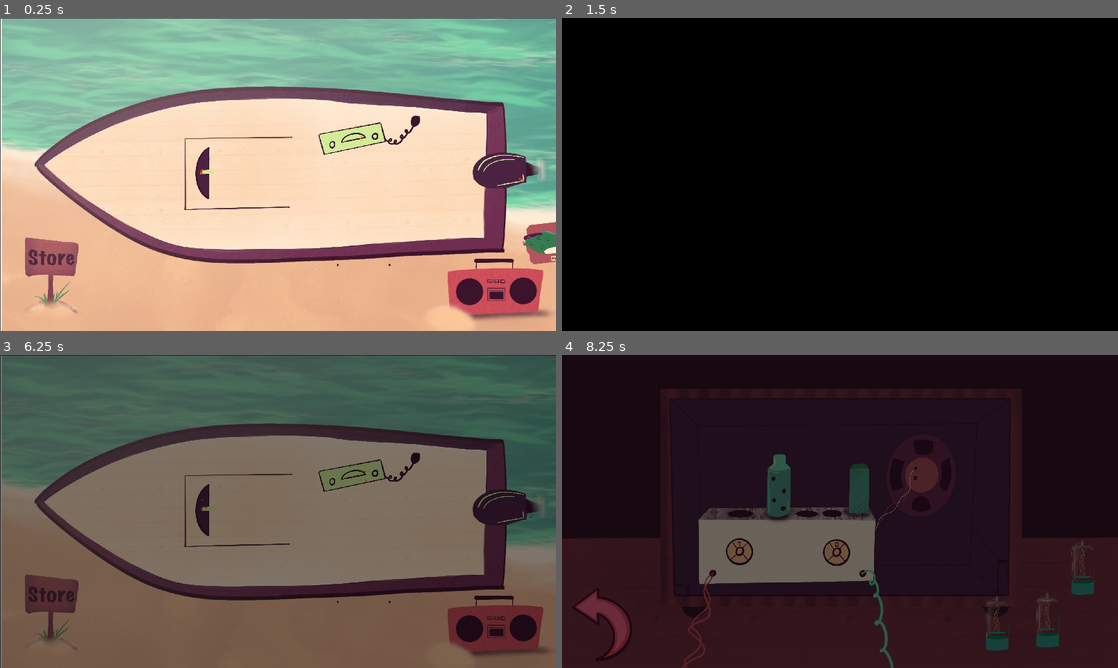
Above: before the commit, frames 1-4 (two rows, left to right).
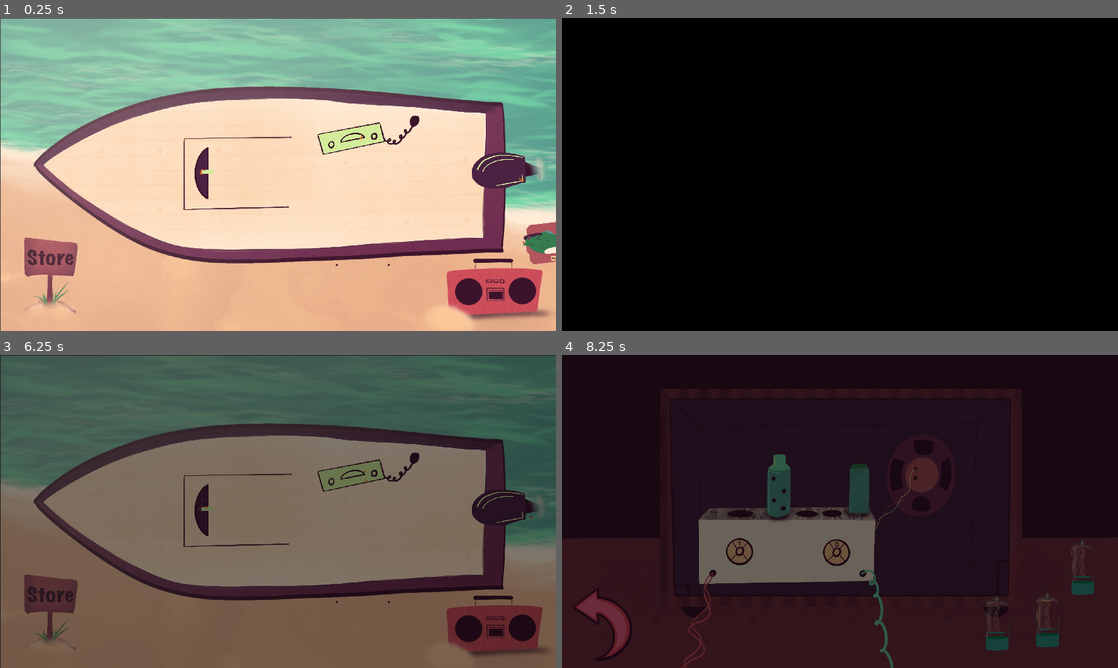
Above: after the commit, the same moments.

Repository: reggaebill/grandpa-s-boat
Game: Godot game, scene res://Scenes/Boat Overview.tscn
Same seed, same stepped clock (60 frames per second), same inputs: the game is played once before the commit and once after it.
Inputs (mouse positions are in pixels of both pictures, inside the frame that each line leads up to):
- Up to frame 1 (0.25 s): no input
- Up to frame 2 (1.5 s): click (1062, 171) at 0.5 s; click (912, 140) at 1.25 s
- Up to frame 3 (6.25 s): click (38, 624) at 2 s; click (222, 511) at 2.75 s; click (38, 627) at 3.5 s; click (50, 605) at 4.25 s; click (38, 624) at 5 s; click (494, 624) at 5.75 s
- Up to frame 4 (8.25 s): click (1062, 508) at 6.5 s; click (912, 477) at 7.25 s; click (739, 552) at 8.02 s

The runs differ from the first frame. In frame 1, 2.0% of the frame differs, in the area x 0-98%, y 0-100%; in frame 2, nothing differs; in frame 3, 1.4%; in frame 4, nothing differs.

Commit message:
lil bumps

Diff:
--- a/Scenes/Boat Overview.tscn
+++ b/Scenes/Boat Overview.tscn
@@ -41,7 +41,7 @@
 mouse_filter = 2
 
 [node name="Sprite2D" type="Sprite2D" parent="BG" unique_id=1083941025]
-position = Vector2(966, 543)
+position = Vector2(963, 543)
 texture = ExtResource("2_3uoi3")
 
 [node name="Collectible" type="Node2D" parent="." unique_id=1051003253]
--- a/Scenes/journal.tscn
+++ b/Scenes/journal.tscn
@@ -8,6 +8,7 @@
 [ext_resource type="Texture2D" uid="uid://dn2x31yal8j5q" path="res://Assets/Cabin/Ukulele.png" id="5_16vce"]
 [ext_resource type="Texture2D" uid="uid://cjigsogogtxrn" path="res://Assets/Shop/ShopWires.png" id="6_q37xc"]
 [ext_resource type="Texture2D" uid="uid://ck5a6tdaf8fdb" path="res://Assets/Cabin/WheelSprite.png" id="7_3thhg"]
+[ext_resource type="PackedScene" uid="uid://dxd0fo48xh51e" path="res://Scenes/pause_menu.tscn" id="9_16vce"]
 
 [sub_resource type="StyleBoxFlat" id="StyleBoxFlat_d4r5f"]
 bg_color = Color(0.8235294, 0.9254902, 0.6, 1)
@@ -476,3 +477,6 @@
 grow_vertical = 2
 texture = ExtResource("7_3thhg")
 expand_mode = 1
+
+[node name="PauseMenu" parent="." unique_id=1079304872 instance=ExtResource("9_16vce")]
+layout_mode = 1
